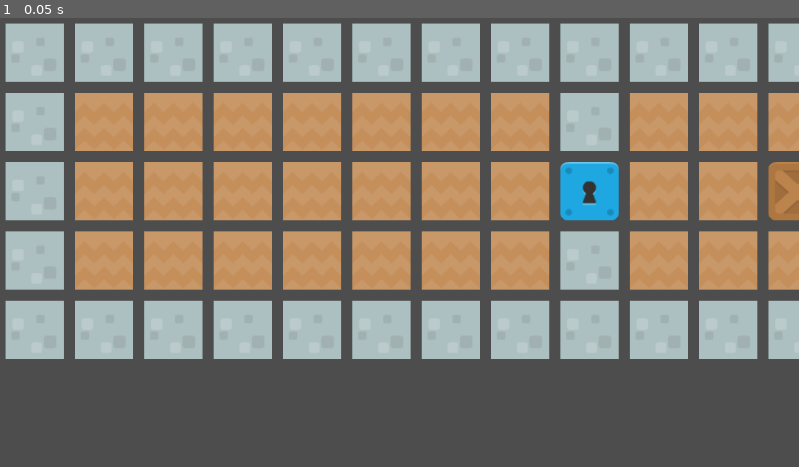
Above: before the commit, frame 1.
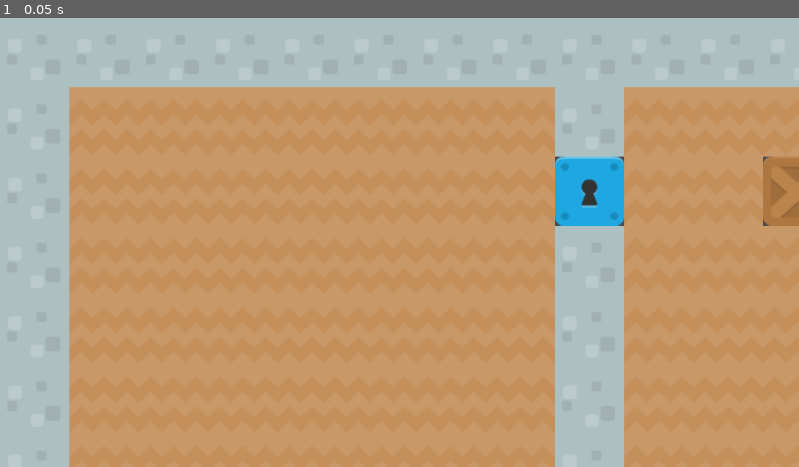
Above: after the commit, the same moment.

Repository: Innoviox/and
Game: Godot game, scene res://scenes/mapmaker.tscn
Two runs of this game, one before a commit and one after it. Both use one fixed random seed, a clock stepped at 60 frames per second and the inputs below.
Inputs:
- Up to frame 1 (0.05 s): no input

The runs differ from the first frame. In frame 1, 55% of the frame differs, in the area x 0-100%, y 0-100%.

Commit message:
util class

Diff:
--- /dev/null
+++ b/scenes/player.tscn
@@ -0,0 +1,8 @@
+[gd_scene load_steps=2 format=3 uid="uid://diy6g58mn2und"]
+
+[ext_resource type="Script" path="res://src/player.gd" id="1_e1nat"]
+
+[node name="Player" type="Node2D"]
+script = ExtResource("1_e1nat")
+
+[node name="Sprite2D" type="Sprite2D" parent="."]
--- a/src/mapmaker.gd
+++ b/src/mapmaker.gd
@@ -1,6 +1,7 @@
 extends Node2D
 
 var tile = preload("res://scenes/tile.tscn")
+var player = preload("res://scenes/player.tscn")
 
 var map = "res://maps/map1.txt"
 
@@ -11,12 +12,19 @@
 
 	for y in content.size():
 		for x in content[y].length():
+			var block = content[y][x]
+
 			var tileNode = tile.instantiate()
-			tileNode.tile = content[y][x]
-			tileNode.X = 50 + x * 100
-			tileNode.Y = 50 + y * 100
+			tileNode.tile = block
+			tileNode.x = x
+			tileNode.y = y
 
 			add_child(tileNode)
+
+			if block == "S":
+				var playerNode = player.instantiate()
+
+
 
 
 # Called every frame. 'delta' is the elapsed time since the previous frame.
--- /dev/null
+++ b/src/player.gd
@@ -0,0 +1,13 @@
+extends Node2D
+
+
+# Called when the node enters the scene tree for the first time.
+func _ready() -> void:
+	var image = Image.load_from_file("res://img/hud_p3.png")
+	var texture = ImageTexture.create_from_image(image)
+	$Sprite2D.texture = texture
+
+
+# Called every frame. 'delta' is the elapsed time since the previous frame.
+func _process(delta: float) -> void:
+	pass
--- a/src/tile.gd
+++ b/src/tile.gd
@@ -1,8 +1,8 @@
 extends Node2D
 
 var tile: String
-var X: int
-var Y: int
+var x: int
+var y: int
 
 # Called when the node enters the scene tree for the first time.
 func _ready() -> void:
@@ -21,10 +21,10 @@
 	var image = Image.load_from_file(file)
 	var texture = ImageTexture.create_from_image(image)
 	$Sprite2D.texture = texture
-	$Sprite2D.scale = Vector2(1.2, 1.2)
+	$Sprite2D.scale = Vector2(1.42, 1.42)
 
-	position.x = X
-	position.y = Y
+
+	position = Util.position(x, y)
 
 # Called every frame. 'delta' is the elapsed time since the previous frame.
 func _process(delta: float) -> void:
--- /dev/null
+++ b/src/util.gd
@@ -0,0 +1,4 @@
+class_name Util
+
+static func position(x: int, y: int) -> Vector2:
+	return Vector2(50 + x * 100, 50 + y * 100)
Binary file added: img/hud_p3.png
Not shown, added: img/hud_p3.png.import
Not shown, changed: maps/map1.txt
